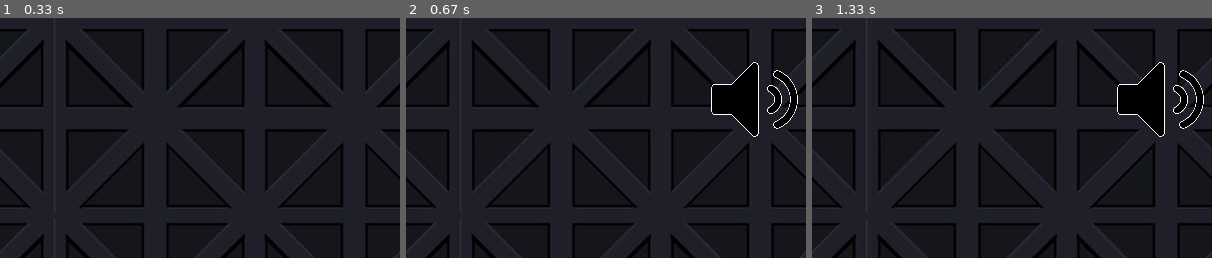
Above: before the commit, frames 1-3 (left to right).
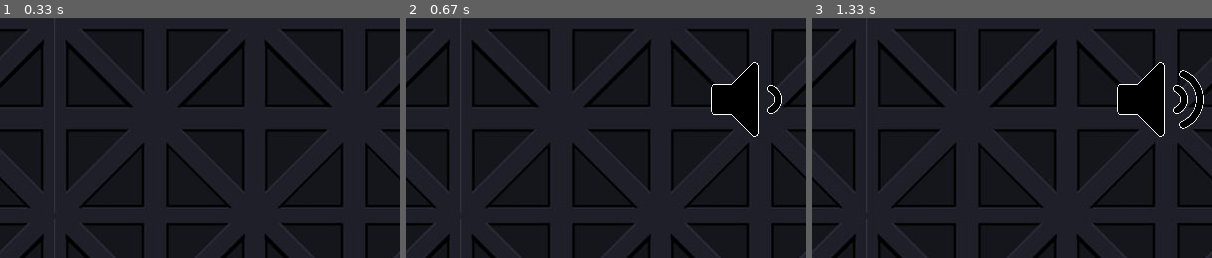
Above: after the commit, the same moments.

Repository: EricWithC04/pygame-practice
Game: pygame game, started from index.py
The game is run twice, just before and just after one commit, with the same random seed, the same clock (stepped at 60 frames per second) and the same inputs.
Inputs:
- Up to frame 1 (0.33 s): no input
- Up to frame 2 (0.67 s): hold 8 from 0.33 s (still down); hold D from 0.33 s (still down)
- Up to frame 3 (1.33 s): release 8 at 0.8 s; release D at 0.8 s; hold 9 0.83-1.3 s; hold D 0.83-1.3 s
The pictures show only the part of the screen within x 43-93%, y 0-50%; the shares and areas given below are measured in that part.

Frame 1 is identical in both runs. In frame 2, 0.5% of the frame differs, in the area x 91-98%, y 21-47%; in frame 3, nothing differs.

Commit message:
background position respect the position of character

Diff:
--- a/index.py
+++ b/index.py
@@ -51,15 +51,6 @@
     "y": 0
 }
 
-""" pygame.draw.rect(SCREEN, colors["red"], (50, 40, 80, 48))
-pygame.draw.line(SCREEN, colors["green"], (50, 88), (200, 88), 10)
-pygame.draw.circle(SCREEN, colors["black"], (300, 88), 20, 15)
-
-pygame.draw.ellipse(SCREEN, (80, 200, 80), (55, 80, 75, 88), 5)
-
-points = [(100, 100), (200, 100), (150, 50)]
-pygame.draw.polygon(SCREEN, colors["blue"], points, 5) """
-
 icon = pygame.image.load("static/assets/icon.png")
 pygame.display.set_icon(icon)
 
@@ -73,7 +64,7 @@
 steps = 0
 
 def update_screen():
-    global steps, right, left, bg_position, px, py, all_sprites
+    global steps, right, left, bg_position, all_sprites
 
     x_relative = bg_position["x"] % SCREEN.get_rect().width
     SCREEN.blit(bg, (x_relative - SCREEN.get_rect().width, bg_position["y"]))
@@ -81,9 +72,9 @@
     if x_relative < screen_d["w"]:
         SCREEN.blit(bg, (x_relative, bg_position["y"]))
 
-    if right and px >= 600:
+    if right and new_player.rect.x >= 600:
         bg_position["x"] = bg_position["x"] - 5
-    elif left and px <= 50:
+    elif left and new_player.rect.x <= 50:
         bg_position["x"] = bg_position["x"] + 5
     else:
         bg_position["x"] = bg_position["x"]
@@ -93,21 +84,6 @@
 
     all_sprites.draw(SCREEN)
     pygame.display.flip()
-"""
-    if right:
-        if steps + 1 >= 11:
-            steps = 0
-        SCREEN.blit(characterWalkR[steps], (px, py))
-        steps += 1
-    elif left:
-        if steps + 1 >= 11:
-            steps = 0
-        SCREEN.blit(characterWalkL[steps], (px, py))
-        steps += 1
-    else:
-        SCREEN.blit(characterIdle[steps], (px, py))
-        steps += 1
-"""
 
 all_sprites = pygame.sprite.Group()
 new_player = Player(px, py)
@@ -125,13 +101,9 @@
     if keys[pygame.K_d]:
         right = True
         left = False
-        if px < 600:
-            px += 5
     elif keys[pygame.K_a]:
         right = False
         left = True
-        if px > 50:
-            px -= 5
     else:
         right = False
         left = False
@@ -150,11 +122,11 @@
     update_screen()
 
     if keys[pygame.K_8] and volume > 0:
-        volume -= 0.01
+        volume -= 0.02
         pygame.mixer.music.set_volume(volume)
         vol_icon()
     elif keys[pygame.K_9] and volume < 1.0:
-        volume += 0.01
+        volume += 0.02
         pygame.mixer.music.set_volume(volume)
         vol_icon()
     elif keys[pygame.K_8] or keys[pygame.K_9]:
